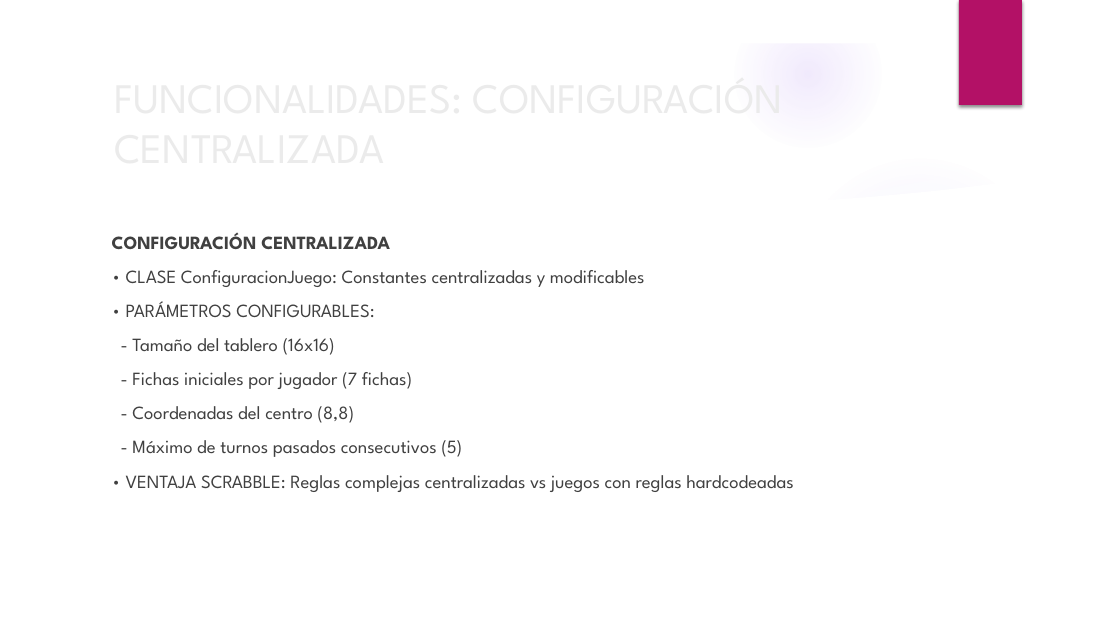
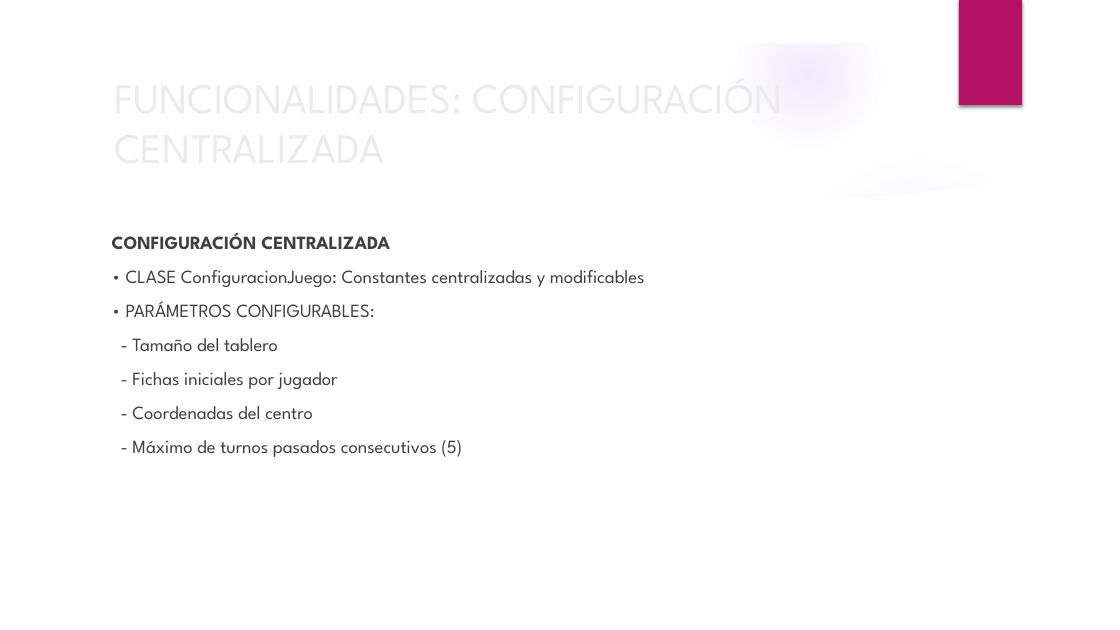
Before and after one commit to BinaryJuan/scrabble-poo, a slide deck: slide 46 of SCRABBLE.pptx (slide 44 before the commit). Drawn at 1120x630 pixels with LibreOffice and Linux fonts; fonts in the diff are those of the drawing; background and template pictures are left out. Boxes give left, top, right and bottom in pixels: in the first picture for what was removed or moved away, otherwise in the second. Text is boxed around its words. In the diff, an @@ line names an element or a change of style, - is before the commit and + after.

```diff
--- a/SCRABBLE.pptx
+++ b/SCRABBLE.pptx
@@ text at [132,338,338,419]: text changed @@
-- Tamaño del tablero (16x16)
-- Fichas iniciales por jugador (7 fichas)
-- Coordenadas del centro (8,8)
+- Tamaño del tablero
+- Fichas iniciales por jugador
+- Coordenadas del centro
@@ text at [126,475,793,492]: paragraph removed @@
-• VENTAJA SCRABBLE: Reglas complejas centralizadas vs juegos con reglas hardcodeadas
```
Also in this commit, not shown: 12 other slides changed, 3 slides added, 1 slide removed, 3 other files.
